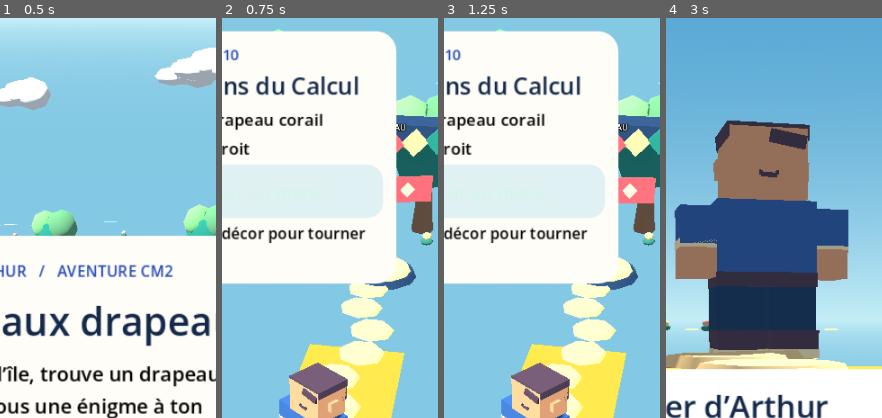
Above: before the commit, frames 1-4 (left to right).
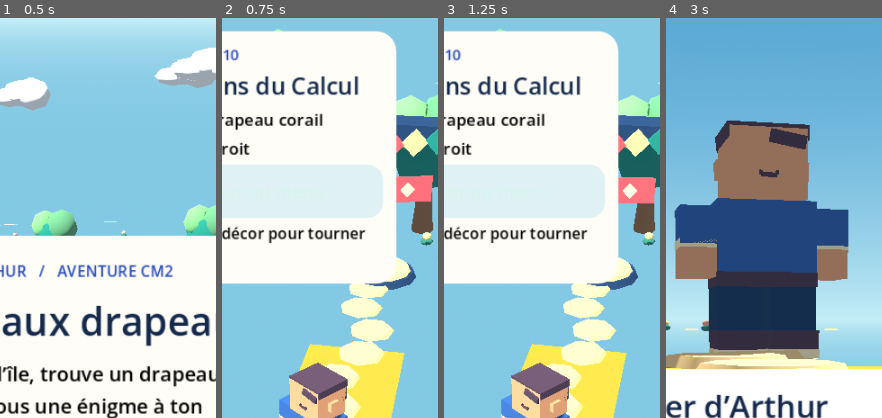
Above: after the commit, the same moments.

Repository: MonsieurHage/matharthur
Game: Godot game, scene res://scenes/MainMenu.tscn
Same seed, same stepped clock (60 frames per second), same inputs: the game is played once before the commit and once after it.
Inputs:
- Up to frame 1 (0.5 s): no input
- Up to frame 2 (0.75 s): click "Commencer l’aventure" at 0.5 s
- Up to frame 3 (1.25 s): no input
- Up to frame 4 (3 s): click "Retour au menu" at 1.25 s; click "Choisir un thème de maths" at 2 s; click "Atelier d’Arthur" at 2.75 s
The pictures show only the part of the screen within x 28-78%, y 0-50%; the shares and areas given below are measured in that part.

Frame 1 is identical in both runs. In frame 2, 0.1% of the frame differs, in the area x 80-97%, y 26-57%; in frame 3, 0.1%; in frame 4, nothing differs.

Commit message:
fix: stabilite GUI - TTS desactivee par defaut et pas de Label3D

Diff:
--- a/project.godot
+++ b/project.godot
@@ -22,7 +22,7 @@
 
 [audio]
 
-general/text_to_speech=true
+general/text_to_speech=false
 
 [autoload]
 
--- a/scripts/autoload/Speech.gd
+++ b/scripts/autoload/Speech.gd
@@ -1,27 +1,33 @@
 # Speech.gd - Synthèse vocale (explication orale)
+# Désactivée par défaut : la TTS Windows peut provoquer des crashes mémoire
+# avec le rendu gl_compatibility. Le réglage utilisateur peut la réactiver.
 extends Node
 
 var voices: Array = []
 var current_voice: String = ""
+var enabled := false
 
 func _ready():
+	if not ProjectSettings.get_setting("audio/general/text_to_speech", false):
+		return
 	voices = DisplayServer.tts_get_voices()
 	# préférer une voix française
 	for v in voices:
-		if "fr" in v.get("language","").to_lower() or "french" in v.get("name","").to_lower():
-			current_voice = v.get("id","")
+		if "fr" in v.get("language", "").to_lower() or "french" in v.get("name", "").to_lower():
+			current_voice = v.get("id", "")
 			break
 	if current_voice == "" and voices.size() > 0:
-		current_voice = voices[0].get("id","")
+		current_voice = voices[0].get("id", "")
+	enabled = not current_voice.is_empty()
 
 func speak(text: String, rate: float = 1.0):
-	if current_voice.is_empty() or not GameState.state["settings"]["speech"]:
+	if not enabled or not GameState.state["settings"]["speech"]:
 		return
 	DisplayServer.tts_speak(text, current_voice, 65, 1.0, rate, 0, true)
 
 func stop():
-	if not current_voice.is_empty():
+	if enabled:
 		DisplayServer.tts_stop()
 
 func is_available() -> bool:
-	return voices.size() > 0
+	return enabled
--- a/scripts/ui/IslandArt.gd
+++ b/scripts/ui/IslandArt.gd
@@ -225,14 +225,9 @@
 	_box(pennant, Vector3(1.24, 0.65, 0.07), Vector3(0.64, -0.3, 0), CORAL)
 	var diamond := _box(pennant, Vector3(0.28, 0.28, 0.09), Vector3(0.62, -0.3, 0), CREAM)
 	diamond.rotation.z = PI / 4
-	var beacon := Label3D.new()
-	beacon.text = "DRAPEAU"
-	beacon.font_size = 42
-	beacon.outline_size = 14
-	beacon.position.y = 3.9
-	beacon.no_depth_test = true
-	beacon.billboard = BaseMaterial3D.BILLBOARD_ENABLED
-	flag.add_child(beacon)
+	# Repère visuel simple : une bande flottante, sans Label3D (plus stable en GL Compatibility).
+	_box(flag, Vector3(0.06, 0.9, 0.06), Vector3(0, 3.25, 0), CORAL)
+	_boulder(flag, Vector3(0.18, 0.18, 0.18), Vector3(0, 3.78, 0), SAND)
 
 func _make_avatar():
 	avatar = CharacterBody3D.new()
